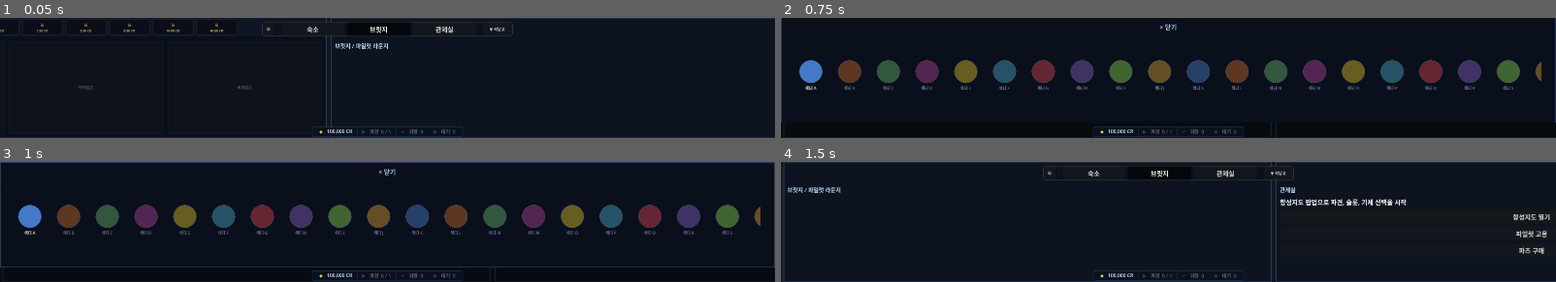
Above: before the commit, frames 1-4 (two rows, left to right).
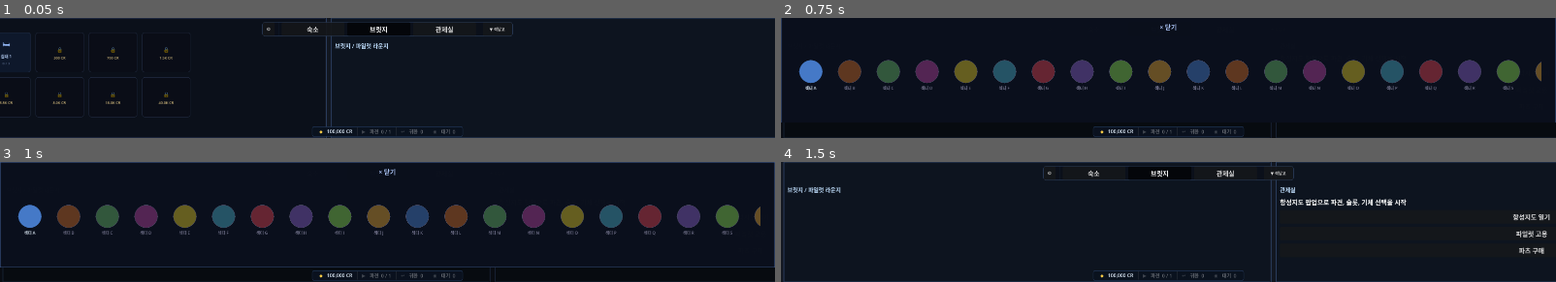
Above: after the commit, the same moments.

Repository: havergooday/dockclicker
Game: Godot game, scene res://scenes/main/main.tscn
The game is run twice, just before and just after one commit, with the same random seed, the same clock (stepped at 60 frames per second) and the same inputs.
Inputs:
- Up to frame 1 (0.05 s): no input
- Up to frame 2 (0.75 s): click "항성지도 열기" at 0.5 s
- Up to frame 3 (1 s): no input
- Up to frame 4 (1.5 s): click "× 닫기" at 1.25 s

The runs differ from the first frame. In frame 1, 1.1% of the frame differs, in the area x 0-33%, y 1-72%; in frame 2, nothing differs; in frame 3, nothing differs; in frame 4, nothing differs.

Commit message:
feat: 숙소 UI — 브릿지 스타일 침대 아이콘 + 침대 상세 팝업
- quarters_zone: 탭 제거, 4×2 그리드로 침대 아이콘 배치 (가구 느낌)
  - 잠긴 침대: 자물쇠 + 비용 표시, 클릭 시 즉시 해금 시도
  - 해금 침대: 🛏 아이콘 + 번호 + 점유 수, 클릭 시 bed_clicked 시그널
- bed_detail_popup: 신규, 항성지도 패턴 슬라이드다운
  - 침대 번호 헤더 + × 닫기 버튼 하나
  - 3파일럿 카드 동시 표시 (초상화·이름·티어·상태)
  - 파일럿 카드 클릭 → pilot_detail_requested 시그널
- ship_canvas: bed_detail 팝업 등록, 드래그 예외 처리

Co-Authored-By: Claude Sonnet 4.6 <noreply@anthropic.com>

Diff:
--- /dev/null
+++ b/scripts/ui/bed_detail_popup.gd
@@ -0,0 +1,233 @@
+extends Control
+
+# 침대 클릭 → 3파일럿 동시 표시 팝업 (항성지도 패턴)
+
+signal pilot_detail_requested(pilot_id: String, bed_idx: int, slot_idx: int)
+
+const POPUP_HEIGHT  := 220.0
+const SLOTS_PER_BED := 3
+const ANIM_DURATION := 0.20
+
+var _main_panel: PanelContainer = null
+var _content_vb: VBoxContainer  = null
+var _bed_idx:    int            = -1
+
+
+func _ready() -> void:
+	set_anchors_preset(Control.PRESET_FULL_RECT)
+	mouse_filter = Control.MOUSE_FILTER_STOP
+	_build_ui()
+	hide()
+
+
+func _build_ui() -> void:
+	var overlay := ColorRect.new()
+	overlay.set_anchors_preset(Control.PRESET_FULL_RECT)
+	overlay.color = Color(0, 0, 0, 0.40)
+	overlay.mouse_filter = Control.MOUSE_FILTER_STOP
+	overlay.gui_input.connect(func(ev: InputEvent):
+		if ev is InputEventMouseButton and ev.button_index == MOUSE_BUTTON_LEFT and ev.pressed:
+			close_popup()
+	)
+	add_child(overlay)
+
+	_main_panel = PanelContainer.new()
+	_main_panel.anchor_left   = 0.0
+	_main_panel.anchor_top    = 0.0
+	_main_panel.anchor_right  = 1.0
+	_main_panel.anchor_bottom = 0.0
+	_main_panel.offset_left   = 0.0
+	_main_panel.offset_right  = 0.0
+	_main_panel.offset_top    = -POPUP_HEIGHT
+	_main_panel.offset_bottom = 0.0
+	var sty := StyleBoxFlat.new()
+	sty.bg_color     = Color(0.04, 0.06, 0.11, 0.98)
+	sty.border_color = Color(0.28, 0.40, 0.62, 0.96)
+	sty.set_border_width_all(1)
+	sty.content_margin_left = 16; sty.content_margin_right  = 16
+	sty.content_margin_top  = 10; sty.content_margin_bottom = 12
+	_main_panel.add_theme_stylebox_override("panel", sty)
+	add_child(_main_panel)
+
+	_content_vb = VBoxContainer.new()
+	_content_vb.set_anchors_and_offsets_preset(Control.PRESET_FULL_RECT)
+	_content_vb.add_theme_constant_override("separation", 8)
+	_content_vb.mouse_filter = Control.MOUSE_FILTER_IGNORE
+	_main_panel.add_child(_content_vb)
+
+
+# ── 공개 API ──────────────────────────────────────────────────
+
+func open(bed_idx: int) -> void:
+	_bed_idx = bed_idx
+	_rebuild()
+	show()
+	_main_panel.offset_top    = -POPUP_HEIGHT
+	_main_panel.offset_bottom = 0.0
+	var tween := create_tween()
+	tween.set_ease(Tween.EASE_OUT).set_trans(Tween.TRANS_SINE)
+	tween.tween_property(_main_panel, "offset_top",    0.0,          ANIM_DURATION)
+	tween.parallel().tween_property(_main_panel, "offset_bottom", POPUP_HEIGHT, ANIM_DURATION)
+
+
+func close_popup() -> void:
+	if not visible: return
+	var tween := create_tween()
+	tween.set_ease(Tween.EASE_IN).set_trans(Tween.TRANS_SINE)
+	tween.tween_property(_main_panel, "offset_top",    -POPUP_HEIGHT, ANIM_DURATION)
+	tween.parallel().tween_property(_main_panel, "offset_bottom", 0.0, ANIM_DURATION)
+	tween.tween_callback(func(): hide())
+
+
+# ── 콘텐츠 ────────────────────────────────────────────────────
+
+func _rebuild() -> void:
+	for c in _content_vb.get_children(): c.queue_free()
+
+	if _bed_idx < 0 or _bed_idx >= GameState.quarters_beds.size():
+		close_popup(); return
+
+	var bed: Dictionary = GameState.quarters_beds[_bed_idx]
+	var slots: Array    = bed.get("slots", ["", "", ""])
+
+	# 헤더
+	var hdr := HBoxContainer.new()
+	hdr.add_theme_constant_override("separation", 8)
+	hdr.mouse_filter = Control.MOUSE_FILTER_IGNORE
+	_content_vb.add_child(hdr)
+
+	var title := Label.new()
+	title.text = "침대 %d" % (_bed_idx + 1)
+	title.add_theme_font_size_override("font_size", 14)
+	title.modulate = Color(0.80, 0.90, 1.0)
+	title.size_flags_horizontal = Control.SIZE_EXPAND_FILL
+	title.mouse_filter = Control.MOUSE_FILTER_IGNORE
+	hdr.add_child(title)
+
+	var close_btn := Button.new()
+	close_btn.text = "× 닫기"
+	close_btn.flat = true
+	close_btn.add_theme_color_override("font_color", Color(0.70, 0.80, 1.0))
+	close_btn.pressed.connect(close_popup)
+	hdr.add_child(close_btn)
+
+	var sep := HSeparator.new()
+	sep.modulate = Color(1, 1, 1, 0.10)
+	_content_vb.add_child(sep)
+
+	# 3 파일럿 카드 가로 배치
+	var cards_hb := HBoxContainer.new()
+	cards_hb.size_flags_horizontal = Control.SIZE_EXPAND_FILL
+	cards_hb.size_flags_vertical   = Control.SIZE_EXPAND_FILL
+	cards_hb.add_theme_constant_override("separation", 12)
+	cards_hb.mouse_filter = Control.MOUSE_FILTER_IGNORE
+	_content_vb.add_child(cards_hb)
+
+	for s in SLOTS_PER_BED:
+		var pid: String = str(slots[s]) if s < slots.size() else ""
+		cards_hb.add_child(_make_pilot_card(s, pid))
+
+
+func _make_pilot_card(slot_idx: int, pilot_id: String) -> Control:
+	var occupied := pilot_id != ""
+	var pilot: Dictionary = GameState.get_hired_pilot(pilot_id) if occupied else {}
+	var is_mission := occupied and str(pilot.get("status", "")) == "on_mission"
+
+	var border_col: Color
+	if occupied and is_mission: border_col = Color(0.40, 0.60, 1.00)
+	elif occupied:              border_col = Color(0.30, 0.75, 0.48)
+	else:                       border_col = Color(0.20, 0.26, 0.40)
+
+	var card := Button.new()
+	card.text = ""
+	card.size_flags_horizontal = Control.SIZE_EXPAND_FILL
+	card.size_flags_vertical   = Control.SIZE_EXPAND_FILL
+	card.mouse_default_cursor_shape = Control.CURSOR_POINTING_HAND if occupied \
+		else Control.CURSOR_ARROW
+
+	var sty := _card_sty(border_col, false)
+	var hov := _card_sty(border_col, true)
+	card.add_theme_stylebox_override("normal",  sty)
+	card.add_theme_stylebox_override("hover",   hov if occupied else sty)
+	card.add_theme_stylebox_override("pressed", sty)
+	card.add_theme_stylebox_override("focus",   sty)
+
+	var inner := VBoxContainer.new()
+	inner.set_anchors_and_offsets_preset(Control.PRESET_FULL_RECT)
+	inner.offset_left = 10.0; inner.offset_right  = -10.0
+	inner.offset_top  =  8.0; inner.offset_bottom =  -8.0
+	inner.alignment = BoxContainer.ALIGNMENT_CENTER
+	inner.add_theme_constant_override("separation", 6)
+	inner.mouse_filter = Control.MOUSE_FILTER_IGNORE
+	card.add_child(inner)
+
+	if occupied:
+		var pcol := Color.html(str(pilot.get("portrait_color", "#4499DD")))
+
+		var portrait := Panel.new()
+		portrait.custom_minimum_size = Vector2(56, 56)
+		portrait.size_flags_horizontal = Control.SIZE_SHRINK_CENTER
+		portrait.mouse_filter = Control.MOUSE_FILTER_IGNORE
+		var ps := StyleBoxFlat.new()
+		ps.bg_color = pcol.darkened(0.55); ps.border_color = pcol.darkened(0.20)
+		ps.set_border_width_all(2); ps.set_corner_radius_all(8)
+		portrait.add_theme_stylebox_override("panel", ps)
+		var init_lbl := Label.new()
+		init_lbl.text = str(pilot.get("name", "?")).substr(0, 1)
+		init_lbl.add_theme_font_size_override("font_size", 22)
+		init_lbl.modulate = pcol.lightened(0.25)
+		init_lbl.set_anchors_and_offsets_preset(Control.PRESET_FULL_RECT)
+		init_lbl.horizontal_alignment = HORIZONTAL_ALIGNMENT_CENTER
+		init_lbl.vertical_alignment   = VERTICAL_ALIGNMENT_CENTER
+		init_lbl.mouse_filter = Control.MOUSE_FILTER_IGNORE
+		portrait.add_child(init_lbl)
+		inner.add_child(portrait)
+
+		var name_lbl := Label.new()
+		name_lbl.text = str(pilot.get("name", ""))
+		name_lbl.add_theme_font_size_override("font_size", 11)
+		name_lbl.horizontal_alignment = HORIZONTAL_ALIGNMENT_CENTER
+		name_lbl.modulate = Color(0.88, 0.93, 1.0)
+		name_lbl.mouse_filter = Control.MOUSE_FILTER_IGNORE
+		inner.add_child(name_lbl)
+
+		var tier_lbl := Label.new()
+		tier_lbl.text = "T%d" % int(pilot.get("tier", 1))
+		tier_lbl.add_theme_font_size_override("font_size", 9)
+		tier_lbl.horizontal_alignment = HORIZONTAL_ALIGNMENT_CENTER
+		tier_lbl.modulate = Color(0.55, 0.68, 0.88)
+		tier_lbl.mouse_filter = Control.MOUSE_FILTER_IGNORE
+		inner.add_child(tier_lbl)
+
+		var status_lbl := Label.new()
+		status_lbl.text = "파견 중" if is_mission else "대기"
+		status_lbl.add_theme_font_size_override("font_size", 9)
+		status_lbl.horizontal_alignment = HORIZONTAL_ALIGNMENT_CENTER
+		status_lbl.modulate = Color(0.55, 0.78, 1.0) if is_mission else Color(0.38, 1.0, 0.55)
+		status_lbl.mouse_filter = Control.MOUSE_FILTER_IGNORE
+		inner.add_child(status_lbl)
+
+		var cap_pid := pilot_id; var cap_s := slot_idx; var cap_b := _bed_idx
+		card.pressed.connect(func():
+			pilot_detail_requested.emit(cap_pid, cap_b, cap_s)
+		)
+	else:
+		var empty_lbl := Label.new()
+		empty_lbl.text = "비어있음"
+		empty_lbl.add_theme_font_size_override("font_size", 10)
+		empty_lbl.modulate = Color(0.28, 0.34, 0.46)
+		empty_lbl.set_anchors_and_offsets_preset(Control.PRESET_FULL_RECT)
+		empty_lbl.horizontal_alignment = HORIZONTAL_ALIGNMENT_CENTER
+		empty_lbl.vertical_alignment   = VERTICAL_ALIGNMENT_CENTER
+		empty_lbl.mouse_filter = Control.MOUSE_FILTER_IGNORE
+		card.add_child(empty_lbl)
+
+	return card
+
+
+func _card_sty(col: Color, hover: bool) -> StyleBoxFlat:
+	var s := StyleBoxFlat.new()
+	s.bg_color     = col.darkened(0.75).lightened(0.06 if hover else 0.0)
+	s.border_color = col.darkened(0.30 if hover else 0.50)
+	s.set_border_width_all(1); s.set_corner_radius_all(6)
+	return s
--- a/scripts/ui/quarters_zone.gd
+++ b/scripts/ui/quarters_zone.gd
@@ -1,19 +1,17 @@
 class_name QuartersZone
 extends Control
 
-signal pilot_detail_requested(pilot_id: String, bed_idx: int, slot_idx: int)
+signal bed_clicked(bed_idx: int)
 
-const SLOTS_PER_BED   := 3
-const BED_BTN_H       := 46
-const BED_BTN_W       := 100
-const SLOT_CARD_MAX_W := 280
-const BED_SEP         := 8
+# 침대 아이콘 배치 (4×2 그리드, 구역 내 가구처럼)
+const ICON_W   := 120
+const ICON_H   := 100
+const COLS     := 4
+const PAD_X    := 20   # 좌우 여백
+const PAD_TOP  := 36   # 제목 아래
+const ROW_GAP  := 12   # 행 간격
 
-var _selected_bed: int = -1   # 현재 선택된 침대 인덱스
-
-var _bed_row:      HBoxContainer = null
-var _slot_area:    Control       = null
-var _needs_rebuild: bool         = false
+var _needs_rebuild: bool = false
 
 
 func _ready() -> void:
@@ -29,24 +27,13 @@
 	_build()
 
 
-# ── 전체 빌드 ─────────────────────────────────────────────────
-
 func _build() -> void:
 	for c in get_children(): c.queue_free()
-	_bed_row   = null
-	_slot_area = null
-
-	# 자동 선택: 없으면 첫 번째 해금 침대
-	if _selected_bed < 0 or _is_bed_locked(_selected_bed):
-		for b in GameState.quarters_beds.size():
-			if not GameState.quarters_beds[b].get("locked", true):
-				_selected_bed = b
-				break
 
 	# 배경
 	var bg_sty := StyleBoxFlat.new()
-	bg_sty.bg_color     = Color(0.04, 0.06, 0.10, 0.90)
-	bg_sty.border_color = Color(0.22, 0.30, 0.48, 0.75)
+	bg_sty.bg_color     = Color(0.04, 0.06, 0.10, 0.88)
+	bg_sty.border_color = Color(0.22, 0.30, 0.48, 0.70)
 	bg_sty.set_border_width_all(1)
 	var bg := PanelContainer.new()
 	bg.set_anchors_preset(Control.PRESET_FULL_RECT)
@@ -54,282 +41,92 @@
 	bg.mouse_filter = Control.MOUSE_FILTER_IGNORE
 	add_child(bg)
 
-	# 상단 바 (침대 탭 + 정원 표시)
-	_build_top_bar()
+	# 제목
+	var cap  := GameState.get_quarters_capacity()
+	var cur  := GameState.hired_pilots.size()
+	var title := Label.new()
+	title.text = "파일럿 숙소  %d / %d" % [cur, cap]
+	title.add_theme_font_size_override("font_size", 11)
+	title.modulate = Color(0.52, 0.64, 0.82, 0.70)
+	title.anchor_left = 0.0; title.anchor_top = 0.0
+	title.offset_left = 14.0; title.offset_top = 8.0
+	title.mouse_filter = Control.MOUSE_FILTER_IGNORE
+	add_child(title)
 
-	# 하단 슬롯 뷰
-	_slot_area = Control.new()
-	_slot_area.set_anchors_preset(Control.PRESET_FULL_RECT)
-	_slot_area.offset_top = float(BED_BTN_H + 2)
-	_slot_area.mouse_filter = Control.MOUSE_FILTER_IGNORE
-	add_child(_slot_area)
-	_build_slot_view()
+	# 침대 아이콘 배치
+	var beds: Array = GameState.quarters_beds
+	var total_row_w := COLS * ICON_W + (COLS - 1) * int(PAD_X * 0.6)
+	var start_x := (1200 - total_row_w) / 2   # 구역 너비 1200 기준 중앙 정렬
+
+	for i in beds.size():
+		var col: int = i % COLS
+		var row: int = i / COLS
+		var bx: float = float(start_x + col * (ICON_W + int(PAD_X * 0.6)))
+		var by: float = float(PAD_TOP + row * (ICON_H + ROW_GAP))
+		add_child(_make_bed_icon(i, beds[i], bx, by))
 
 
-func _build_top_bar() -> void:
-	var bar_bg := ColorRect.new()
-	bar_bg.color = Color(0.06, 0.09, 0.15, 0.85)
-	bar_bg.anchor_left = 0.0; bar_bg.anchor_right  = 1.0
-	bar_bg.anchor_top  = 0.0; bar_bg.anchor_bottom = 0.0
-	bar_bg.offset_bottom = float(BED_BTN_H)
-	bar_bg.mouse_filter = Control.MOUSE_FILTER_IGNORE
-	add_child(bar_bg)
+func _make_bed_icon(bed_idx: int, bed: Dictionary, bx: float, by: float) -> Button:
+	var locked: bool      = bed.get("locked", true)
+	var slots: Array      = bed.get("slots", ["","",""])
+	var cost: int         = int(bed.get("unlock_cost", 0))
+	var can_afford: bool  = GameState.total_credits >= cost
 
-	var bar := HBoxContainer.new()
-	bar.anchor_left = 0.0; bar.anchor_right  = 1.0
-	bar.anchor_top  = 0.0; bar.anchor_bottom = 0.0
-	bar.offset_left = 10.0; bar.offset_right = -10.0
-	bar.offset_top  = 4.0;  bar.offset_bottom = float(BED_BTN_H) - 4.0
-	bar.add_theme_constant_override("separation", BED_SEP)
-	bar.mouse_filter = Control.MOUSE_FILTER_IGNORE
-	add_child(bar)
-	_bed_row = bar
-
-	# 정원 레이블
-	var cap := GameState.get_quarters_capacity()
-	var cur := GameState.hired_pilots.size()
-	var cap_lbl := Label.new()
-	cap_lbl.text = "숙소  %d / %d" % [cur, cap]
-	cap_lbl.add_theme_font_size_override("font_size", 11)
-	cap_lbl.modulate = Color(0.55, 0.68, 0.88)
-	cap_lbl.vertical_alignment = VERTICAL_ALIGNMENT_CENTER
-	cap_lbl.custom_minimum_size = Vector2(90, 0)
-	cap_lbl.mouse_filter = Control.MOUSE_FILTER_IGNORE
-	bar.add_child(cap_lbl)
-
-	# 구분선
-	var sep := ColorRect.new()
-	sep.color = Color(0.25, 0.35, 0.55, 0.45)
-	sep.custom_minimum_size = Vector2(1, 0)
-	sep.size_flags_vertical = Control.SIZE_EXPAND_FILL
-	sep.mouse_filter = Control.MOUSE_FILTER_IGNORE
-	bar.add_child(sep)
-
-	# 침대 탭 버튼들
-	var beds: Array = GameState.quarters_beds
-	for b in beds.size():
-		var bed: Dictionary = beds[b]
-		var locked: bool = bed.get("locked", true)
-		var is_sel: bool = (b == _selected_bed)
-		bar.add_child(_make_bed_tab(b, bed, locked, is_sel))
-
-
-func _make_bed_tab(b_idx: int, bed: Dictionary, locked: bool, is_sel: bool) -> Button:
-	var cost: int = int(bed.get("unlock_cost", 0))
-	var can_afford: bool = GameState.total_credits >= cost
+	var occupied := 0
+	for s in slots:
+		if str(s) != "": occupied += 1
 
 	var btn := Button.new()
 	btn.text = ""
-	btn.custom_minimum_size = Vector2(BED_BTN_W, 0)
-	btn.size_flags_vertical = Control.SIZE_EXPAND_FILL
+	btn.anchor_left = 0.0; btn.anchor_top    = 0.0
+	btn.anchor_right = 0.0; btn.anchor_bottom = 0.0
+	btn.offset_left  = bx;        btn.offset_top    = by
+	btn.offset_right = bx + ICON_W; btn.offset_bottom = by + ICON_H
 	btn.mouse_default_cursor_shape = Control.CURSOR_POINTING_HAND
 
-	var norm := _tab_sty(is_sel, locked)
-	var hov  := _tab_sty(true, locked)
-	btn.add_theme_stylebox_override("normal",  norm)
-	btn.add_theme_stylebox_override("hover",   hov)
-	btn.add_theme_stylebox_override("pressed", norm)
-	btn.add_theme_stylebox_override("focus",   norm)
+	var sty := StyleBoxFlat.new()
+	if locked:
+		sty.bg_color     = Color(0.04, 0.05, 0.09, 0.80)
+		sty.border_color = Color(0.20, 0.26, 0.38, 0.55)
+	else:
+		sty.bg_color     = Color(0.06, 0.10, 0.18, 0.85)
+		sty.border_color = Color(0.30, 0.44, 0.68, 0.75) if occupied > 0 \
+			else Color(0.22, 0.30, 0.48, 0.55)
+	sty.set_border_width_all(1); sty.set_corner_radius_all(6)
+	var hov := sty.duplicate() as StyleBoxFlat
+	hov.bg_color = sty.bg_color.lightened(0.08)
+	hov.border_color = sty.border_color.lightened(0.15)
+	for state in ["normal", "pressed", "focus"]:
+		btn.add_theme_stylebox_override(state, sty)
+	btn.add_theme_stylebox_override("hover", hov)
 
 	var vb := VBoxContainer.new()
 	vb.set_anchors_and_offsets_preset(Control.PRESET_FULL_RECT)
+	vb.offset_left = 6.0; vb.offset_right  = -6.0
+	vb.offset_top  = 6.0; vb.offset_bottom = -6.0
 	vb.alignment = BoxContainer.ALIGNMENT_CENTER
-	vb.add_theme_constant_override("separation", 2)
+	vb.add_theme_constant_override("separation", 4)
 	vb.mouse_filter = Control.MOUSE_FILTER_IGNORE
 	btn.add_child(vb)
 
 	if locked:
-		_add_lbl(vb, "🔒", 11, Color(0.50, 0.54, 0.62))
-		_add_lbl(vb, _fmt(cost) + " CR", 8,
+		_add_lbl(vb, "🔒", 16, Color(0.40, 0.44, 0.54))
+		_add_lbl(vb, _fmt(cost) + " CR", 9,
 			Color(0.85, 0.75, 0.50) if can_afford else Color(0.80, 0.35, 0.35))
-		btn.pressed.connect(func(): _try_unlock_bed(b_idx))
+		btn.pressed.connect(func():
+			if GameState.unlock_bed(bed_idx):
+				pass  # quarters_changed 시그널로 자동 리빌드
+		)
 	else:
-		# 점유 수 표시
-		var slots: Array = bed.get("slots", [])
-		var occupied := 0
-		for s in slots:
-			if str(s) != "": occupied += 1
-		_add_lbl(vb, "침대 %d" % (b_idx + 1), 10,
-			Color(0.85, 0.92, 1.0) if is_sel else Color(0.55, 0.62, 0.78))
-		_add_lbl(vb, "%d / %d" % [occupied, SLOTS_PER_BED], 9,
-			Color(0.42, 0.85, 0.55) if occupied > 0 else Color(0.38, 0.44, 0.56))
-		btn.pressed.connect(func():
-			_selected_bed = b_idx
-			_build()
-		)
+		_add_lbl(vb, "🛏", 18, Color(0.60, 0.75, 1.00))
+		_add_lbl(vb, "침대 %d" % (bed_idx + 1), 10, Color(0.70, 0.80, 0.95))
+		_add_lbl(vb, "%d / 3" % occupied, 9,
+			Color(0.42, 0.85, 0.55) if occupied > 0 else Color(0.35, 0.42, 0.55))
+		var cap_idx := bed_idx
+		btn.pressed.connect(func(): bed_clicked.emit(cap_idx))
 
 	return btn
 
-
-# ── 슬롯 뷰 ──────────────────────────────────────────────────
-
-func _build_slot_view() -> void:
-	if _slot_area == null: return
-
-	if _selected_bed < 0:
-		var hint := Label.new()
-		hint.text = "침대를 선택하세요"
-		hint.set_anchors_and_offsets_preset(Control.PRESET_FULL_RECT)
-		hint.horizontal_alignment = HORIZONTAL_ALIGNMENT_CENTER
-		hint.vertical_alignment   = VERTICAL_ALIGNMENT_CENTER
-		hint.add_theme_font_size_override("font_size", 12)
-		hint.modulate = Color(0.30, 0.36, 0.50)
-		hint.mouse_filter = Control.MOUSE_FILTER_IGNORE
-		_slot_area.add_child(hint)
-		return
-
-	var bed: Dictionary = GameState.quarters_beds[_selected_bed]
-	var slots: Array    = bed.get("slots", ["", "", ""])
-
-	# 3슬롯 가로 배치
-	var hbox := HBoxContainer.new()
-	hbox.set_anchors_and_offsets_preset(Control.PRESET_FULL_RECT)
-	hbox.offset_left  = 16.0; hbox.offset_right  = -16.0
-	hbox.offset_top   = 10.0; hbox.offset_bottom = -10.0
-	hbox.add_theme_constant_override("separation", 12)
-	hbox.alignment = BoxContainer.ALIGNMENT_CENTER
-	hbox.mouse_filter = Control.MOUSE_FILTER_IGNORE
-	_slot_area.add_child(hbox)
-
-	for s in SLOTS_PER_BED:
-		var pid: String = str(slots[s]) if s < slots.size() else ""
-		hbox.add_child(_make_pilot_card(_selected_bed, s, pid))
-
-
-func _make_pilot_card(bed_idx: int, slot_idx: int, pilot_id: String) -> Control:
-	var occupied := pilot_id != ""
-	var pilot: Dictionary = GameState.get_hired_pilot(pilot_id) if occupied else {}
-	var is_mission := occupied and str(pilot.get("status", "")) == "on_mission"
-
-	var card := Button.new()
-	card.text = ""
-	card.custom_minimum_size = Vector2(0, 0)
-	card.size_flags_horizontal = Control.SIZE_EXPAND_FILL
-	card.size_flags_vertical   = Control.SIZE_EXPAND_FILL
-
-	var border_col: Color
-	if occupied and is_mission:
-		border_col = Color(0.40, 0.60, 1.00)
-	elif occupied:
-		border_col = Color(0.30, 0.75, 0.48)
-	else:
-		border_col = Color(0.22, 0.28, 0.42)
-
-	var sty := _card_sty(border_col, false)
-	var hov := _card_sty(border_col, true)
-	card.add_theme_stylebox_override("normal",  sty)
-	card.add_theme_stylebox_override("hover",   hov)
-	card.add_theme_stylebox_override("pressed", sty)
-	card.add_theme_stylebox_override("focus",   sty)
-	card.mouse_default_cursor_shape = Control.CURSOR_POINTING_HAND if occupied \
-		else Control.CURSOR_ARROW
-
-	var inner := VBoxContainer.new()
-	inner.set_anchors_and_offsets_preset(Control.PRESET_FULL_RECT)
-	inner.offset_left = 10.0; inner.offset_right  = -10.0
-	inner.offset_top  =  8.0; inner.offset_bottom =  -8.0
-	inner.add_theme_constant_override("separation", 6)
-	inner.alignment = BoxContainer.ALIGNMENT_CENTER
-	inner.mouse_filter = Control.MOUSE_FILTER_IGNORE
-	card.add_child(inner)
-
-	if occupied:
-		var pcol := Color.html(str(pilot.get("portrait_color", "#4499DD")))
-
-		# 초상화
-		var portrait := Panel.new()
-		portrait.custom_minimum_size = Vector2(64, 64)
-		portrait.size_flags_horizontal = Control.SIZE_SHRINK_CENTER
-		portrait.mouse_filter = Control.MOUSE_FILTER_IGNORE
-		var ps := StyleBoxFlat.new()
-		ps.bg_color = pcol.darkened(0.55); ps.border_color = pcol.darkened(0.20)
-		ps.set_border_width_all(2); ps.set_corner_radius_all(8)
-		portrait.add_theme_stylebox_override("panel", ps)
-		var init_lbl := Label.new()
-		init_lbl.text = str(pilot.get("name", "?")).substr(0, 1)
-		init_lbl.add_theme_font_size_override("font_size", 26)
-		init_lbl.modulate = pcol.lightened(0.25)
-		init_lbl.set_anchors_and_offsets_preset(Control.PRESET_FULL_RECT)
-		init_lbl.horizontal_alignment = HORIZONTAL_ALIGNMENT_CENTER
-		init_lbl.vertical_alignment   = VERTICAL_ALIGNMENT_CENTER
-		init_lbl.mouse_filter = Control.MOUSE_FILTER_IGNORE
-		portrait.add_child(init_lbl)
-		inner.add_child(portrait)
-
-		# 이름
-		var name_lbl := Label.new()
-		name_lbl.text = str(pilot.get("name", ""))
-		name_lbl.add_theme_font_size_override("font_size", 11)
-		name_lbl.horizontal_alignment = HORIZONTAL_ALIGNMENT_CENTER
-		name_lbl.clip_contents = true
-		name_lbl.modulate = Color(0.88, 0.93, 1.0)
-		name_lbl.mouse_filter = Control.MOUSE_FILTER_IGNORE
-		inner.add_child(name_lbl)
-
-		# 상태
-		var status_lbl := Label.new()
-		status_lbl.text = "파견 중" if is_mission else "대기"
-		status_lbl.add_theme_font_size_override("font_size", 9)
-		status_lbl.horizontal_alignment = HORIZONTAL_ALIGNMENT_CENTER
-		status_lbl.modulate = Color(0.55, 0.78, 1.0) if is_mission else Color(0.38, 1.0, 0.55)
-		status_lbl.mouse_filter = Control.MOUSE_FILTER_IGNORE
-		inner.add_child(status_lbl)
-
-		var cap_pid := pilot_id; var cap_b := bed_idx; var cap_s := slot_idx
-		card.pressed.connect(func():
-			pilot_detail_requested.emit(cap_pid, cap_b, cap_s)
-		)
-	else:
-		# 빈 슬롯
-		var slot_lbl := Label.new()
-		slot_lbl.text = "비어있음"
-		slot_lbl.add_theme_font_size_override("font_size", 10)
-		slot_lbl.modulate = Color(0.28, 0.34, 0.46)
-		slot_lbl.set_anchors_and_offsets_preset(Control.PRESET_FULL_RECT)
-		slot_lbl.horizontal_alignment = HORIZONTAL_ALIGNMENT_CENTER
-		slot_lbl.vertical_alignment   = VERTICAL_ALIGNMENT_CENTER
-		slot_lbl.mouse_filter = Control.MOUSE_FILTER_IGNORE
-		card.add_child(slot_lbl)
-
-	return card
-
-
-# ── 침대 해금 ─────────────────────────────────────────────────
-
-func _try_unlock_bed(bed_idx: int) -> void:
-	if GameState.unlock_bed(bed_idx):
-		_selected_bed = bed_idx
-		# _build는 quarters_changed 시그널로 자동 트리거
-
-
-func _is_bed_locked(b: int) -> bool:
-	if b < 0 or b >= GameState.quarters_beds.size(): return true
-	return GameState.quarters_beds[b].get("locked", true)
-
-
-# ── 스타일 헬퍼 ───────────────────────────────────────────────
-
-func _tab_sty(active: bool, locked: bool) -> StyleBoxFlat:
-	var s := StyleBoxFlat.new()
-	if locked:
-		s.bg_color     = Color(0.04, 0.05, 0.09, 0.80)
-		s.border_color = Color(0.22, 0.28, 0.40, 0.60)
-	elif active:
-		s.bg_color     = Color(0.10, 0.18, 0.34, 0.95)
-		s.border_color = Color(0.38, 0.58, 1.00, 0.90)
-	else:
-		s.bg_color     = Color(0.06, 0.09, 0.16, 0.80)
-		s.border_color = Color(0.25, 0.34, 0.52, 0.60)
-	s.set_border_width_all(1); s.set_corner_radius_all(4)
-	s.content_margin_left = 4; s.content_margin_right = 4
-	return s
-
-func _card_sty(col: Color, hover: bool) -> StyleBoxFlat:
-	var s := StyleBoxFlat.new()
-	s.bg_color     = col.darkened(0.75).lightened(0.06 if hover else 0.0)
-	s.border_color = col.darkened(0.30 if hover else 0.50)
-	s.set_border_width_all(1); s.set_corner_radius_all(6)
-	return s
 
 func _add_lbl(parent: Control, text: String, size: int, col: Color) -> void:
 	var lbl := Label.new()
--- a/scripts/ui/ship_canvas.gd
+++ b/scripts/ui/ship_canvas.gd
@@ -8,6 +8,7 @@
 const HANGAR_ZONE_SCR        := preload("res://scripts/ui/hangar_zone.gd")
 const QUARTERS_ZONE_SCR      := preload("res://scripts/ui/quarters_zone.gd")
 const PILOT_DETAIL_SCR       := preload("res://scripts/ui/pilot_detail_popup.gd")
+const BED_DETAIL_SCR         := preload("res://scripts/ui/bed_detail_popup.gd")
 
 const NAV_ITEMS: Array = [
 	{"id": "quarters", "label": "숙소",   "x": 0.0},
@@ -198,8 +199,8 @@
 	zone.anchor_right  = 0.0; zone.anchor_bottom = 0.0
 	zone.offset_left   = 0.0;    zone.offset_top    = 0.0
 	zone.offset_right  = 1200.0; zone.offset_bottom = DECK_HEIGHT
-	zone.connect("pilot_detail_requested", func(pid: String, b: int, s: int):
-		_open_pilot_detail(pid, b, s)
+	zone.connect("bed_clicked", func(bed_idx: int):
+		_open_bed_detail(bed_idx)
 	)
 	_content.add_child(zone)
 
@@ -347,6 +348,11 @@
 	_register_popup("shop",         SHOP_POPUP_SCENE.instantiate())
 	_register_popup("parts",        PARTS_POPUP_SCENE.instantiate())
 	_register_popup("pilot_detail", PILOT_DETAIL_SCR.new())
+	var bed_popup := BED_DETAIL_SCR.new()
+	bed_popup.connect("pilot_detail_requested", func(pid: String, b: int, s: int):
+		_open_pilot_detail(pid, b, s)
+	)
+	_register_popup("bed_detail", bed_popup)
 
 
 func _register_popup(key: String, node: Control) -> void:
@@ -379,6 +385,11 @@
 func _open_pilot_detail(pilot_id: String, bed_idx: int, slot_idx: int) -> void:
 	if is_instance_valid(_popups.get("pilot_detail")):
 		_popups["pilot_detail"].call("open", pilot_id, bed_idx, slot_idx)
+
+
+func _open_bed_detail(bed_idx: int) -> void:
+	if is_instance_valid(_popups.get("bed_detail")):
+		_popups["bed_detail"].call("open", bed_idx)
 
 
 # ── 파일럿 동기화 ─────────────────────────────────────────────
@@ -422,10 +433,10 @@
 func _input(event: InputEvent) -> void:
 	if not visible or _scroll == null:
 		return
-	# pilot_detail은 상단 고정 팝업이라 하단 캔버스 드래그를 허용
+	# 상단 고정 팝업은 하단 캔버스 드래그 허용
 	for key in _popups:
 		var popup: Control = _popups[key]
-		if key == "pilot_detail": continue
+		if key == "pilot_detail" or key == "bed_detail": continue
 		if is_instance_valid(popup) and popup.visible:
 			return
 	if is_instance_valid(_options_popup) and _options_popup.visible:
